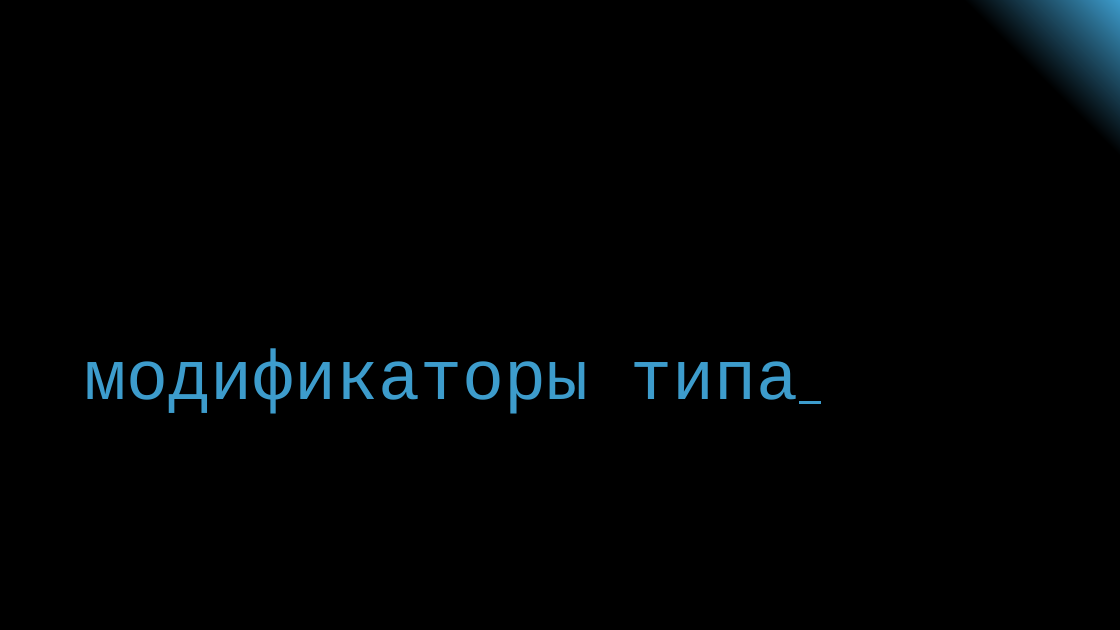
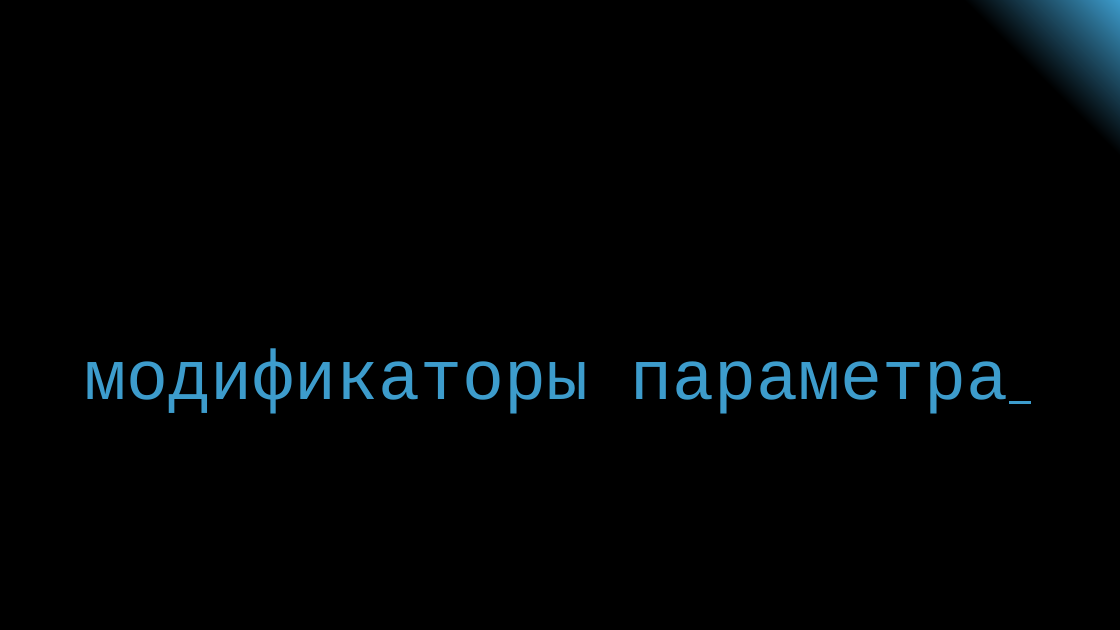
Before and after one commit to lightmg/dotnet-cheatsheet, a slide deck: slide 6 of structs/presentation.pptx. Drawn at 1120x630 pixels with LibreOffice and Linux fonts; fonts in the diff are those of the drawing. Boxes give left, top, right and bottom in pixels: in the first picture for what was removed or moved away, otherwise in the second. Text is boxed around its words. In the diff, an @@ line names an element or a change of style, - is before the commit and + after.

```diff
--- a/structs/presentation.pptx
+++ b/structs/presentation.pptx
@@ title at (85, 349, 1009, 414): text changed @@
-модификаторы типа
+модификаторы параметра
```
Also in this commit, not shown: 3 other slides changed.
